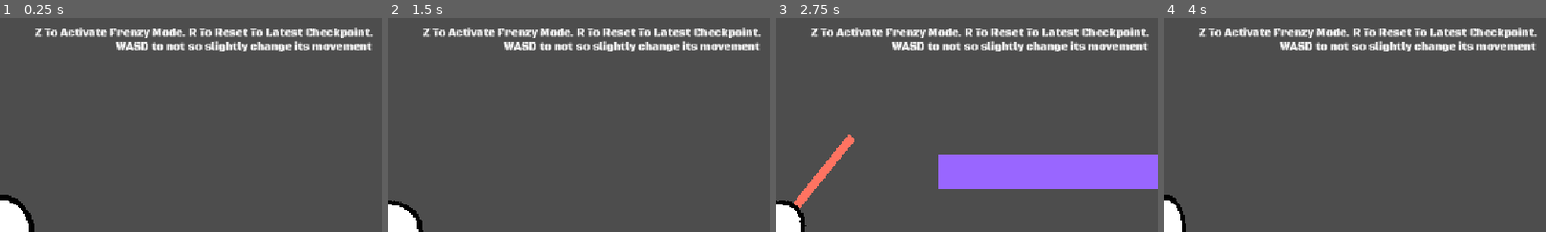
Above: before the commit, frames 1-4 (left to right).
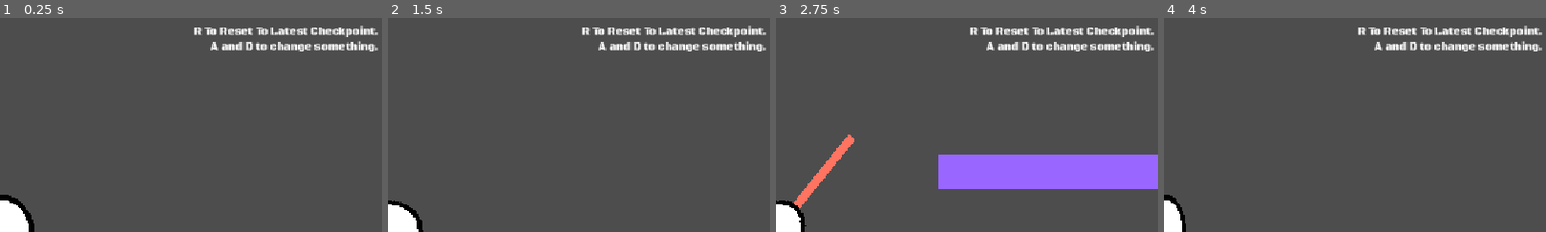
Above: after the commit, the same moments.

Repository: theeggswork/Goofball-Golfers
Game: Godot game, scene res://Levels/Testmap.tscn
Same seed, same stepped clock (60 frames per second), same inputs: the game is played once before the commit and once after it.
Inputs (mouse positions are % of the whole screen's width and height, from its top left):
- Up to frame 1 (0.25 s): no input
- Up to frame 2 (1.5 s): move the mouse to (72, 45) at 0.52 s; hold A (a) 0.53-1.28 s; tap D (d) at 0.8, 1.35 s; move the mouse to (30, 55) at 1.27 s; hold Space (SlamDown) from 1.28 s (still down)
- Up to frame 3 (2.75 s): tap A (a) at 1.55 s; move the mouse to (60, 28) at 2.02 s; release Space (SlamDown) at 2.03 s; press the mouse at (60, 28) at 2.03 s; tap D (d) at 2.3 s
- Up to frame 4 (4 s): move the mouse to (45, 70) at 2.77 s; release the mouse at (45, 70) at 2.78 s; tap A (a) at 2.85 s; move the mouse to (80, 65) at 3.52 s; hold Space (SlamDown) from 3.53 s (still down); hold D (d) from 3.53 s (still down)
The pictures show only the part of the screen within x 50-100%, y 0-50%; the shares and areas given below are measured in that part.

The runs differ from the first frame. In frame 1, 4.7% of the frame differs, in the area x 9-99%, y 3-16%; in frame 2, 4.7%; in frame 3, 4.7%; in frame 4, 4.7%.

Commit message:
mmm i did something prob

Diff:
--- a/Levels/Testmap.tscn
+++ b/Levels/Testmap.tscn
@@ -1,12 +1,13 @@
 [gd_scene format=3 uid="uid://b2pmlxmfkf4ub"]
 
-[ext_resource type="PackedScene" uid="uid://d0hgff003xq4r" path="res://Tscn/Player.tscn" id="1_rf04y"]
-[ext_resource type="PackedScene" uid="uid://cefcleb22ylx6" path="res://Tscn/PlaceholderObject.tscn" id="2_yc6sp"]
-[ext_resource type="PackedScene" uid="uid://cxrbn0ge4ms6h" path="res://Tscn/WinCondition.tscn" id="3_4pc0y"]
-[ext_resource type="PackedScene" uid="uid://drv416k5abko7" path="res://Tscn/HUD.tscn" id="4_wtpe1"]
-[ext_resource type="PackedScene" uid="uid://dkh2kknuu37u" path="res://Tscn/Level_Completed.tscn" id="5_h0lgg"]
+[ext_resource type="PackedScene" uid="uid://d0hgff003xq4r" path="res://Tscn/Required/Player.tscn" id="1_rf04y"]
+[ext_resource type="PackedScene" uid="uid://cefcleb22ylx6" path="res://Tscn/Objects/PlaceholderObject.tscn" id="2_yc6sp"]
+[ext_resource type="PackedScene" uid="uid://cxrbn0ge4ms6h" path="res://Tscn/Required/WinCondition.tscn" id="3_4pc0y"]
+[ext_resource type="PackedScene" uid="uid://drv416k5abko7" path="res://Tscn/Required/HUD.tscn" id="4_wtpe1"]
+[ext_resource type="PackedScene" uid="uid://dkh2kknuu37u" path="res://Tscn/Required/Level_Completed.tscn" id="5_h0lgg"]
 [ext_resource type="Texture2D" uid="uid://bnpcw7fvoq24x" path="res://Assets/circle.png" id="6_s3eeo"]
 [ext_resource type="FontFile" uid="uid://dqmhhuhphyhfp" path="res://Assets/BlackOpsOne-Regular.ttf" id="7_sekj7"]
+[ext_resource type="PackedScene" uid="uid://fnso5lndj3of" path="res://Tscn/Objects/Checkpoint.tscn" id="8_vcbfa"]
 
 [sub_resource type="CircleShape2D" id="CircleShape2D_sekj7"]
 
@@ -209,3 +210,9 @@
 theme_override_fonts/font = ExtResource("7_sekj7")
 theme_override_font_sizes/font_size = 30
 text = "big leap."
+
+[node name="Checkpoint" parent="." unique_id=1113387631 instance=ExtResource("8_vcbfa")]
+position = Vector2(2158, 29)
+
+[node name="Checkpoint2" parent="." unique_id=1912740212 instance=ExtResource("8_vcbfa")]
+position = Vector2(4128, -4628)
--- /dev/null
+++ b/Scripts/Checkpoint.gd
@@ -0,0 +1,16 @@
+extends Area2D
+@onready var player = get_tree().current_scene.get_node("Player")
+
+# Called when the node enters the scene tree for the first time.
+func _ready() -> void:
+	pass # Replace with function body.
+
+
+# Called every frame. 'delta' is the elapsed time since the previous frame.
+func _process(delta: float) -> void:
+	pass
+
+
+func _on_body_entered(body: Node2D) -> void:
+	if body.is_in_group("Player"):
+		player.checkpointpos = Vector2(position.x,position.y)
--- /dev/null
+++ b/Tscn/Objects/Checkpoint.tscn
@@ -0,0 +1,18 @@
+[gd_scene format=3 uid="uid://fnso5lndj3of"]
+
+[ext_resource type="Script" uid="uid://cri77gijlh3gm" path="res://Scripts/Checkpoint.gd" id="1_acy56"]
+[ext_resource type="Texture2D" uid="uid://d2o1xgi6k3r7i" path="res://Assets/Placeholder_.png" id="1_yocu0"]
+
+[sub_resource type="RectangleShape2D" id="RectangleShape2D_acy56"]
+
+[node name="Checkpoint" type="Area2D" unique_id=1113387631]
+script = ExtResource("1_acy56")
+
+[node name="CollisionShape2D" type="CollisionShape2D" parent="." unique_id=2044068024]
+scale = Vector2(5, 5)
+shape = SubResource("RectangleShape2D_acy56")
+
+[node name="Sprite2D" type="Sprite2D" parent="." unique_id=968314930]
+texture = ExtResource("1_yocu0")
+
+[connection signal="body_entered" from="." to="." method="_on_body_entered"]
--- a/Tscn/HUD.tscn
+++ b/Tscn/Required/HUD.tscn
@@ -42,18 +42,18 @@
 
 [node name="Tips" type="Label" parent="Control" unique_id=1709053970]
 layout_mode = 0
-offset_left = 629.0
-offset_top = 15.0
-offset_right = 1139.0
-offset_bottom = 38.0
+offset_left = 868.0
+offset_top = 13.0
+offset_right = 1378.0
+offset_bottom = 36.0
 theme_override_fonts/font = ExtResource("2_10013")
-text = "Z To Activate Frenzy Mode. R To Reset To Latest Checkpoint."
+text = "R To Reset To Latest Checkpoint."
 
 [node name="Tips2" type="Label" parent="Control" unique_id=364349566]
 layout_mode = 0
-offset_left = 751.0
+offset_left = 893.0
 offset_top = 36.0
-offset_right = 1261.0
+offset_right = 1403.0
 offset_bottom = 59.0
 theme_override_fonts/font = ExtResource("2_10013")
-text = "WASD to not so slightly change its movement"
+text = "A and D to change something."
Not shown, added: Scripts/Checkpoint.gd.uid
Renamed: Tscn/PlaceholderObject.tscn -> Tscn/Objects/PlaceholderObject.tscn
Renamed: Tscn/Level_Completed.tscn -> Tscn/Required/Level_Completed.tscn
Renamed: Tscn/Player.tscn -> Tscn/Required/Player.tscn
Renamed: Tscn/WinCondition.tscn -> Tscn/Required/WinCondition.tscn
